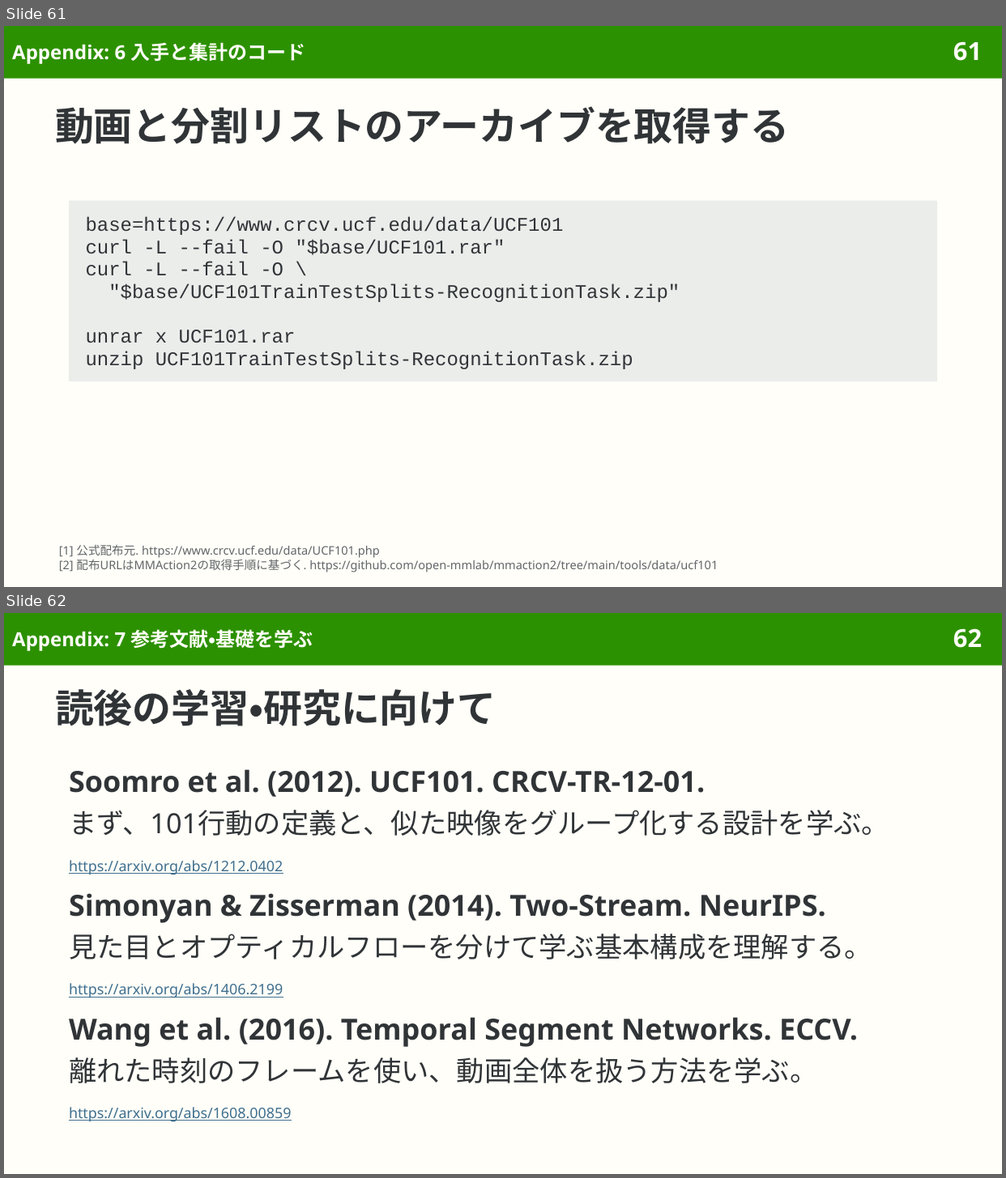
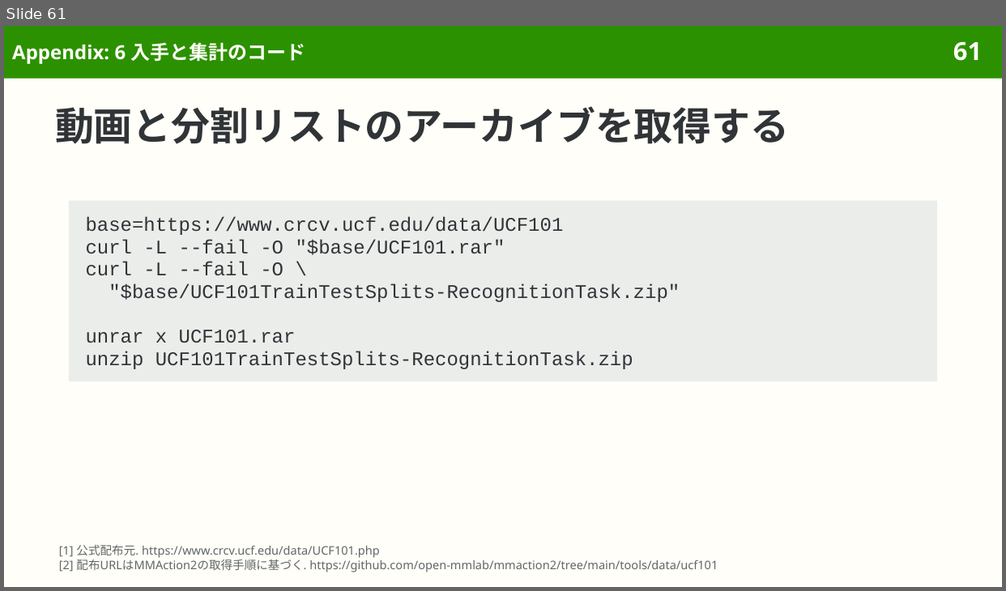
Before and after one commit to sasakiy84/datasets-in-10-minutes, a slide deck: slides/datasets-in-10-minutes-ucf101.pptx. Shown one above the other, each under a label of ours: slides 61 and 62 before the commit, slide 61 after it. The pictures are 1006x1178 and 1006x591 pixels, drawn with LibreOffice and Linux fonts; fonts in the diff are those of the drawing. Boxes give left, top, right and bottom in pixels: in the first picture for what was removed or moved away, otherwise in the second. Text is boxed around its words. In the diff, an @@ line names an element or a change of style, - is before the commit and + after.

```diff
--- a/slides/datasets-in-10-minutes-ucf101.pptx
+++ b/slides/datasets-in-10-minutes-ucf101.pptx
@@ slide 62 removed at (4,613,1002,1174), background #FFFEF8; not listed: 2 template elements that a slide beside it also shows @@
@@ title removed at (12,629,313,651) @@
-Appendix: 7 参考文献・基礎を学ぶ
@@ title removed at (55,689,496,726) @@
-読後の学習・研究に向けて
@@ text removed at (69,769,705,797) @@
-Soomro et al. (2012). UCF101. CRCV-TR-12-01.
@@ text removed at (69,810,889,836) @@
-まず、101行動の定義と、似た映像をグループ化する設計を学ぶ。
@@ text removed at (69,860,283,875) @@
-https://arxiv.org/abs/1212.0402
@@ text removed at (69,893,826,923) @@
-Simonyan & Zisserman (2014). Two-Stream. NeurIPS.
@@ text removed at (69,934,872,960) @@
-見た目とオプティカルフローを分けて学ぶ基本構成を理解する。
@@ text removed at (69,983,283,999) @@
-https://arxiv.org/abs/1406.2199
@@ text removed at (69,1017,858,1047) @@
-Wang et al. (2016). Temporal Segment Networks. ECCV.
@@ text removed at (69,1058,817,1084) @@
-離れた時刻のフレームを使い、動画全体を扱う方法を学ぶ。
@@ text removed at (69,1107,292,1122) @@
-https://arxiv.org/abs/1608.00859
```
Also in this commit, not shown: 7 slides added, 2 other slides removed, 10 other files.
